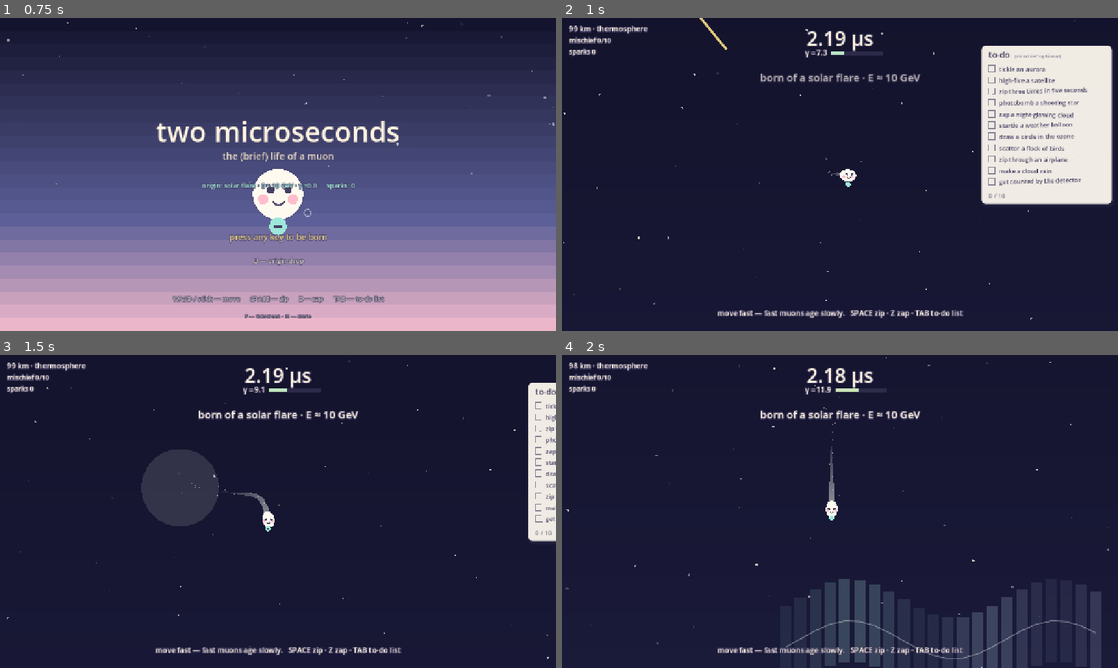
Above: before the commit, frames 1-4 (two rows, left to right).
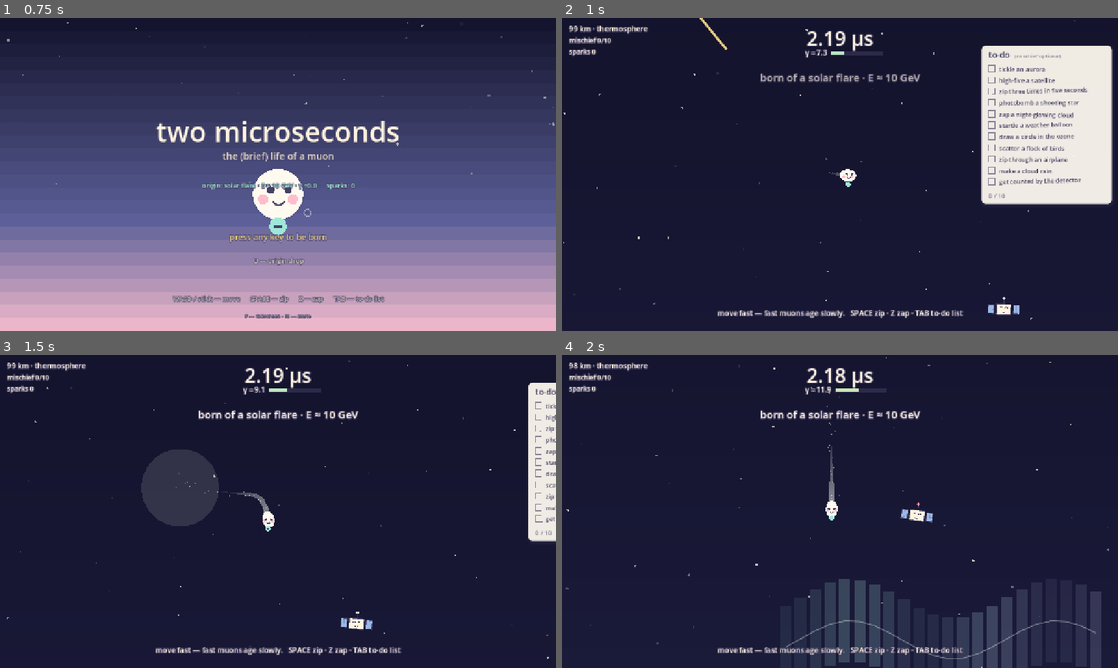
Above: after the commit, the same moments.

Repository: lawrenceleejr/TwoMicroSeconds
Game: Godot game, scene res://game/main/title.tscn
The game is run twice, just before and just after one commit, with the same random seed, the same clock (stepped at 60 frames per second) and the same inputs.
Inputs (mouse positions are in pixels of both pictures, inside the frame that each line leads up to):
- Up to frame 1 (0.75 s): tap Enter at 0.5 s; move the mouse to (400, 158) at 0.52 s; hold D (move_right) from 0.53 s (still down); tap Space (dash) at 0.6 s; click (400, 158) at 0.67 s
- Up to frame 2 (1 s): keep holding D (move_right)
- Up to frame 3 (1.5 s): move the mouse to (166, 527) at 1.27 s; release D (move_right) at 1.28 s; hold S (move_down) from 1.28 s (still down); tap Tab (toggle_checklist) at 1.35 s
- Up to frame 4 (2 s): keep holding S (move_down)

Frame 1 is identical in both runs. In frame 2, 0.2% of the frame differs, in the area x 47-83%, y 48-96%; in frame 3, 0.2%, in the area x 31-67%, y 40-88%; in frame 4, 0.2%.
Error before the commit: Parse Error: Cannot infer the type of "ex" variable because the value doesn't have a set type. (res://game/world/props/satellite.gd:77)

Commit message:
Type satellite draw-loop variables for GDScript inference
Co-Authored-By: Claude Fable 5 <noreply@anthropic.com>
Claude-Session: https://claude.ai/code/session_014g8VnKFpk5HwGxbWA7j916

Diff:
--- a/game/world/props/satellite.gd
+++ b/game/world/props/satellite.gd
@@ -57,7 +57,7 @@
 func _draw() -> void:
 	var ink := Color(Juice.INK, 0.75)
 	# Solar panels.
-	for side in [-1.0, 1.0]:
+	for side: float in [-1.0, 1.0]:
 		var panel := Rect2(22.0 * side - (14.0 if side < 0.0 else 0.0), -10.0, 14.0, 20.0)
 		draw_rect(panel, Color("9bb8e8"))
 		draw_rect(panel, ink, false, 1.5)
@@ -73,7 +73,7 @@
 	draw_circle(Vector2(0, -26), 3.0, Color("ff8fa3") if light_on else Color("d0d0d0"))
 	# Face: asleep on duty, dizzy X-eyes once bonked.
 	if collected:
-		for side in [-1.0, 1.0]:
+		for side: float in [-1.0, 1.0]:
 			var ex := side * 6.0
 			draw_line(Vector2(ex - 2.5, -4.5), Vector2(ex + 2.5, 0.5), Juice.INK, 1.8)
 			draw_line(Vector2(ex - 2.5, 0.5), Vector2(ex + 2.5, -4.5), Juice.INK, 1.8)
